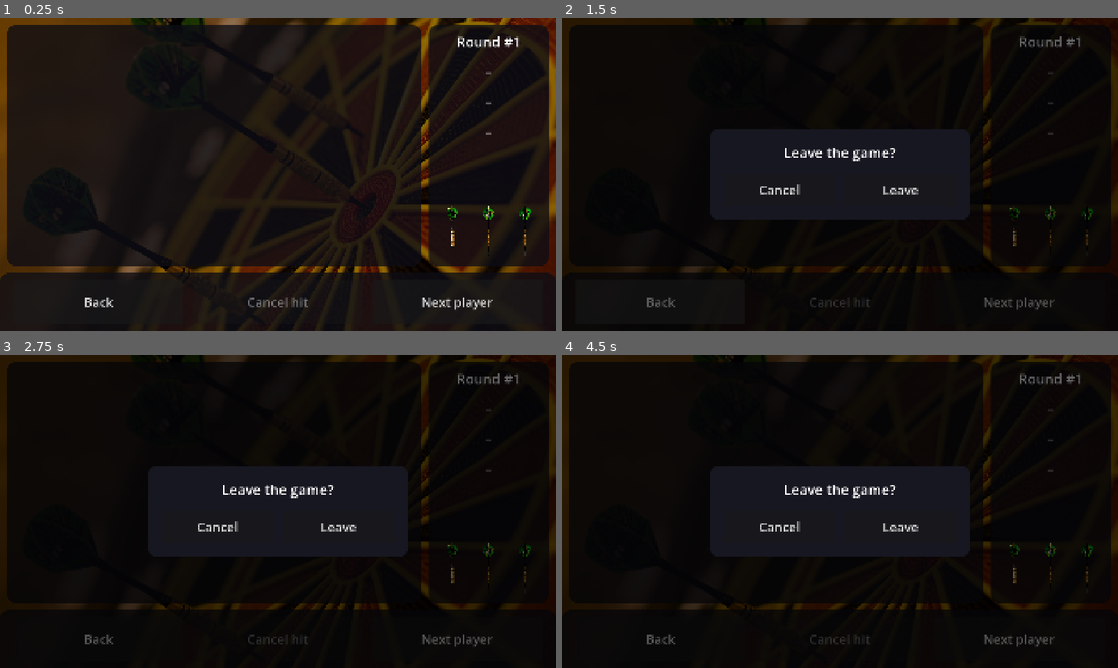
Above: before the commit, frames 1-4 (two rows, left to right).
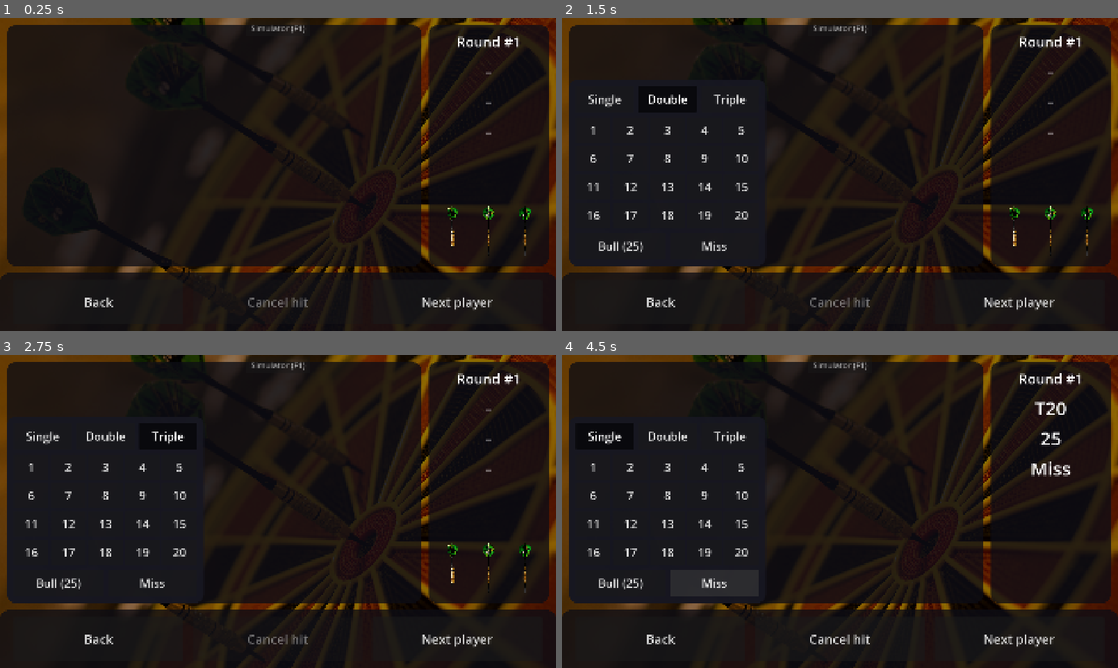
Above: after the commit, the same moments.

Repository: christopheseyler/udg-app
Game: Godot game, scene res://games/x01/x01_screen.tscn
The game is run twice, just before and just after one commit, with the same random seed, the same clock (stepped at 60 frames per second) and the same inputs. This scene is started directly instead of the project's main scene.
Inputs (mouse positions are in pixels of both pictures, inside the frame that each line leads up to):
- Up to frame 1 (0.25 s): no input
- Up to frame 2 (1.5 s): click (840, 27) at 0.5 s, where only the run after the commit has a clickable "Simulator (F1)"; click "Back" (after the commit: "Double") at 1.25 s
- Up to frame 3 (2.75 s): click (166, 436) at 2 s, where only the run after the commit has a clickable "Triple"
- Up to frame 4 (4.5 s): click (739, 552) at 2.75 s, where only the run after the commit has a clickable "20"; click (623, 583) at 3.5 s, where only the run after the commit has a clickable "Bull (25)"; click (712, 583) at 4.25 s, where only the run after the commit has a clickable "Miss"

The runs differ from the first frame. In frame 1, 0.1% of the frame differs, in the area x 45-55%, y 1-5%; in frame 2, 14%; in frame 3, 14%; in frame 4, 16%, in the area x 0-100%, y 0-100%.

Commit message:
Add dart input interface with simulator
- DartInput interface and DartHit value class
- DartInputManager autoload to swap the hit source (UART board later)
- SimulatedDartInput with an on-screen simulator panel (F1)
- GameScreen listens to hits and adds them to the current turn

Co-Authored-By: Claude Sonnet 5 <noreply@anthropic.com>

Diff:
--- /dev/null
+++ b/dart_input/dart_hit.gd
@@ -0,0 +1,55 @@
+class_name DartHit
+extends RefCounted
+
+## Impact d'une fleche sur la cible, tel que fourni par une source de jets
+## (DartInput) : segment (1 a 20, 25 pour le bull, 0 pour un jet manque) et
+## multiplicateur (1 simple, 2 double, 3 triple ; le bull ne va que jusqu'a
+## 2, le double bull valant 50).
+
+const BULL := 25
+const MISS_SEGMENT := 0
+
+var segment := MISS_SEGMENT
+var multiplier := 0
+
+## Cree un impact. Un segment 0, un multiplicateur 0 ou un segment invalide
+## donnent un jet manque ; le multiplicateur est borne a ce que le segment
+## permet (2 au bull, 3 ailleurs).
+static func create(p_segment: int, p_multiplier: int) -> DartHit:
+	var hit := DartHit.new()
+	if p_segment == MISS_SEGMENT or p_multiplier <= 0:
+		return hit
+	if not ((p_segment >= 1 and p_segment <= 20) or p_segment == BULL):
+		push_warning("DartHit: segment invalide %d, jet considere manque" % p_segment)
+		return hit
+	hit.segment = p_segment
+	hit.multiplier = clampi(p_multiplier, 1, 2 if p_segment == BULL else 3)
+	return hit
+
+static func miss() -> DartHit:
+	return DartHit.new()
+
+func is_miss() -> bool:
+	return multiplier == 0
+
+func is_double() -> bool:
+	return multiplier == 2
+
+func is_triple() -> bool:
+	return multiplier == 3
+
+## Un "master" est un double ou un triple (le double bull compte).
+func is_master() -> bool:
+	return multiplier >= 2
+
+func get_score() -> int:
+	return segment * multiplier
+
+## Libelle affiche dans le panneau des jets : "20", "D20", "T20", "25",
+## "Bull" (double bull) ou "Miss".
+func get_label() -> String:
+	if is_miss():
+		return "Miss"
+	if segment == BULL:
+		return "Bull" if multiplier == 2 else str(BULL)
+	return ["", "", "D", "T"][multiplier] + str(segment)
--- /dev/null
+++ b/dart_input/dart_input.gd
@@ -0,0 +1,12 @@
+class_name DartInput
+extends Node
+
+## Interface commune des sources de jets de fleche. Le jeu ne depend que de
+## ce signal : la vraie carte d'interface (UART) et le simulateur en sont
+## deux implementations interchangeables (voir DartInputManager.set_input()).
+## Pour ajouter une source, etendre cette classe et emettre hit_detected a
+## chaque fleche detectee ; comme c'est un Node, elle peut lire son port dans
+## _process() ou un thread.
+
+@warning_ignore("unused_signal")
+signal hit_detected(hit: DartHit)
--- /dev/null
+++ b/dart_input/dart_input_manager.gd
@@ -0,0 +1,50 @@
+extends Node
+
+## Autoload : point d'entree unique des jets de fleche. Les ecrans de jeu
+## s'abonnent a hit_detected sans savoir d'ou viennent les jets ; la source
+## (DartInput) se change avec set_input(). Tant que la vraie carte UART n'est
+## pas implementee, la source par defaut est un SimulatedDartInput, avec son
+## panneau de simulation (DartSimulator) accessible pendant une partie.
+
+signal hit_detected(hit: DartHit)
+
+const SIMULATOR_SCENE := preload("res://dart_input/dart_simulator.tscn")
+
+var input: DartInput
+
+var _simulator: DartSimulator
+var _active := false
+
+func _ready() -> void:
+	set_input(SimulatedDartInput.new())
+
+## Remplace la source de jets (carte UART, simulateur, ...). L'ancienne
+## source est liberee ; le panneau de simulation n'existe que pour un
+## SimulatedDartInput.
+func set_input(new_input: DartInput) -> void:
+	if input:
+		input.hit_detected.disconnect(_on_input_hit_detected)
+		input.queue_free()
+	if _simulator:
+		_simulator.queue_free()
+		_simulator = null
+
+	input = new_input
+	add_child(input)
+	input.hit_detected.connect(_on_input_hit_detected)
+
+	if input is SimulatedDartInput:
+		_simulator = SIMULATOR_SCENE.instantiate()
+		add_child(_simulator)
+		_simulator.setup(input)
+		_simulator.set_available(_active)
+
+## Un ecran de jeu l'active a son ouverture et le desactive a sa fermeture :
+## le panneau de simulation n'est propose que pendant une partie.
+func set_active(active: bool) -> void:
+	_active = active
+	if _simulator:
+		_simulator.set_available(active)
+
+func _on_input_hit_detected(hit: DartHit) -> void:
+	hit_detected.emit(hit)
--- /dev/null
+++ b/dart_input/dart_simulator.gd
@@ -0,0 +1,76 @@
+class_name DartSimulator
+extends CanvasLayer
+
+## Panneau de simulation des jets, affiche par-dessus le jeu (bouton
+## "Simulator" en haut de l'ecran ou touche F1). Choisir Single / Double /
+## Triple puis un numero, ou Bull / Miss. Le multiplicateur revient a Single
+## apres chaque jet. Les jets sont envoyes au SimulatedDartInput fourni par
+## setup().
+
+const NUMBER_COUNT := 20
+const NUMBER_COLUMNS := 5
+
+@onready var toggle_button: Button = $ToggleButton
+@onready var panel: PanelContainer = $Panel
+@onready var multiplier_row: HBoxContainer = $Panel/Margin/Content/MultiplierRow
+@onready var number_grid: GridContainer = $Panel/Margin/Content/NumberGrid
+@onready var bull_button: Button = $Panel/Margin/Content/ExtraRow/BullButton
+@onready var miss_button: Button = $Panel/Margin/Content/ExtraRow/MissButton
+
+var _input: SimulatedDartInput
+var _multiplier := 1
+var _multiplier_buttons: Array[Button] = []
+
+func _ready() -> void:
+	toggle_button.pressed.connect(_toggle_panel)
+	_build_multiplier_buttons()
+	_build_number_buttons()
+	bull_button.pressed.connect(func(): _send_hit(DartHit.create(DartHit.BULL, _multiplier)))
+	miss_button.pressed.connect(func(): _send_hit(DartHit.miss()))
+	panel.visible = false
+
+func setup(input: SimulatedDartInput) -> void:
+	_input = input
+
+## Affiche ou masque le simulateur (bouton et panneau) selon qu'une partie
+## est en cours.
+func set_available(available: bool) -> void:
+	visible = available
+	if not available:
+		panel.visible = false
+
+func _unhandled_key_input(event: InputEvent) -> void:
+	if visible and event is InputEventKey and event.pressed and not event.echo and event.keycode == KEY_F1:
+		_toggle_panel()
+
+func _toggle_panel() -> void:
+	panel.visible = not panel.visible
+
+func _build_multiplier_buttons() -> void:
+	var group := ButtonGroup.new()
+	for i in multiplier_row.get_child_count():
+		var button: Button = multiplier_row.get_child(i)
+		button.toggle_mode = true
+		button.button_group = group
+		button.pressed.connect(func(): _multiplier = i + 1)
+		_multiplier_buttons.append(button)
+	_reset_multiplier()
+
+func _build_number_buttons() -> void:
+	number_grid.columns = NUMBER_COLUMNS
+	for number in range(1, NUMBER_COUNT + 1):
+		var button := Button.new()
+		button.text = str(number)
+		button.custom_minimum_size = Vector2(120, 90)
+		button.add_theme_font_size_override("font_size", 40)
+		button.pressed.connect(func(): _send_hit(DartHit.create(number, _multiplier)))
+		number_grid.add_child(button)
+
+func _send_hit(hit: DartHit) -> void:
+	if _input:
+		_input.simulate_hit(hit)
+	_reset_multiplier()
+
+func _reset_multiplier() -> void:
+	_multiplier = 1
+	_multiplier_buttons[0].button_pressed = true
--- /dev/null
+++ b/dart_input/dart_simulator.tscn
@@ -0,0 +1,100 @@
+[gd_scene load_steps=3 format=3]
+
+[ext_resource type="Script" path="res://dart_input/dart_simulator.gd" id="1_script"]
+
+[sub_resource type="StyleBoxFlat" id="StyleBoxFlat_panel"]
+bg_color = Color(0.09, 0.09, 0.13, 0.95)
+corner_radius_top_left = 32
+corner_radius_top_right = 32
+corner_radius_bottom_right = 32
+corner_radius_bottom_left = 32
+
+[node name="DartSimulator" type="CanvasLayer"]
+layer = 100
+visible = false
+script = ExtResource("1_script")
+
+[node name="ToggleButton" type="Button" parent="."]
+modulate = Color(1, 1, 1, 0.7)
+anchors_preset = -1
+anchor_left = 0.5
+anchor_right = 0.5
+offset_left = -110.0
+offset_top = 8.0
+offset_right = 110.0
+offset_bottom = 64.0
+grow_horizontal = 2
+theme_override_font_sizes/font_size = 28
+text = "Simulator (F1)"
+
+[node name="Panel" type="PanelContainer" parent="."]
+anchors_preset = -1
+anchor_top = 1.0
+anchor_bottom = 1.0
+offset_left = 24.0
+offset_top = -224.0
+offset_right = 24.0
+offset_bottom = -224.0
+grow_horizontal = 1
+grow_vertical = 0
+theme_override_styles/panel = SubResource("StyleBoxFlat_panel")
+
+[node name="Margin" type="MarginContainer" parent="Panel"]
+layout_mode = 2
+theme_override_constants/margin_left = 24
+theme_override_constants/margin_top = 24
+theme_override_constants/margin_right = 24
+theme_override_constants/margin_bottom = 24
+
+[node name="Content" type="VBoxContainer" parent="Panel/Margin"]
+layout_mode = 2
+theme_override_constants/separation = 16
+
+[node name="MultiplierRow" type="HBoxContainer" parent="Panel/Margin/Content"]
+layout_mode = 2
+theme_override_constants/separation = 16
+
+[node name="SingleButton" type="Button" parent="Panel/Margin/Content/MultiplierRow"]
+custom_minimum_size = Vector2(0, 90)
+layout_mode = 2
+size_flags_horizontal = 3
+theme_override_font_sizes/font_size = 40
+text = "Single"
+
+[node name="DoubleButton" type="Button" parent="Panel/Margin/Content/MultiplierRow"]
+custom_minimum_size = Vector2(0, 90)
+layout_mode = 2
+size_flags_horizontal = 3
+theme_override_font_sizes/font_size = 40
+text = "Double"
+
+[node name="TripleButton" type="Button" parent="Panel/Margin/Content/MultiplierRow"]
+custom_minimum_size = Vector2(0, 90)
+layout_mode = 2
+size_flags_horizontal = 3
+theme_override_font_sizes/font_size = 40
+text = "Triple"
+
+[node name="NumberGrid" type="GridContainer" parent="Panel/Margin/Content"]
+layout_mode = 2
+theme_override_constants/h_separation = 8
+theme_override_constants/v_separation = 8
+columns = 5
+
+[node name="ExtraRow" type="HBoxContainer" parent="Panel/Margin/Content"]
+layout_mode = 2
+theme_override_constants/separation = 16
+
+[node name="BullButton" type="Button" parent="Panel/Margin/Content/ExtraRow"]
+custom_minimum_size = Vector2(0, 90)
+layout_mode = 2
+size_flags_horizontal = 3
+theme_override_font_sizes/font_size = 40
+text = "Bull (25)"
+
+[node name="MissButton" type="Button" parent="Panel/Margin/Content/ExtraRow"]
+custom_minimum_size = Vector2(0, 90)
+layout_mode = 2
+size_flags_horizontal = 3
+theme_override_font_sizes/font_size = 40
+text = "Miss"
--- /dev/null
+++ b/dart_input/simulated_dart_input.gd
@@ -0,0 +1,8 @@
+class_name SimulatedDartInput
+extends DartInput
+
+## Source de jets simulee, a la place de la carte UART : les jets sont
+## injectes par le code (simulate_hit) ou par le panneau DartSimulator.
+
+func simulate_hit(hit: DartHit) -> void:
+	hit_detected.emit(hit)
--- a/project.godot
+++ b/project.godot
@@ -18,6 +18,7 @@
 [autoload]
 
 _mcp_game_helper="*res://addons/godot_ai/runtime/game_helper.gd"
+DartInputManager="*res://dart_input/dart_input_manager.gd"
 
 [display]
 
--- a/shared_screens/game_screen/game_screen.gd
+++ b/shared_screens/game_screen/game_screen.gd
@@ -52,6 +52,21 @@
 	cancel_hit_button.pressed.connect(cancel_last_throw)
 	next_player_button.pressed.connect(_on_next_player_pressed)
 	_build_slots()
+	DartInputManager.set_active(true)
+	DartInputManager.hit_detected.connect(_on_dart_hit)
+
+func _exit_tree() -> void:
+	DartInputManager.hit_detected.disconnect(_on_dart_hit)
+	DartInputManager.set_active(false)
+
+## Jet detecte par la source de jets (carte UART ou simulateur). Par defaut
+## le jet est simplement ajoute au tour ; un jeu surcharge cette methode pour
+## y appliquer ses regles (appeler super pour l'affichage). Ignore tant que la
+## confirmation de sortie est ouverte.
+func _on_dart_hit(hit: DartHit) -> void:
+	if confirm_overlay.visible:
+		return
+	add_throw(hit.get_label())
 
 ## Prepare l'ecran pour une partie : joueurs dans l'ordre de passage et
 ## options choisies dans l'ecran de selection. A surcharger par chaque jeu.
Not shown, added: dart_input/dart_hit.gd.uid
Not shown, added: dart_input/dart_input.gd.uid
Not shown, added: dart_input/dart_input_manager.gd.uid
Not shown, added: dart_input/dart_simulator.gd.uid
Not shown, added: dart_input/simulated_dart_input.gd.uid
